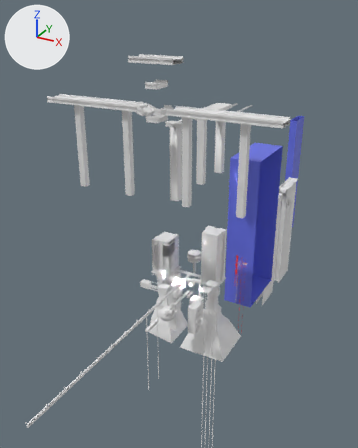
The FBX model Assets/Props.fbx, before and after one commit.
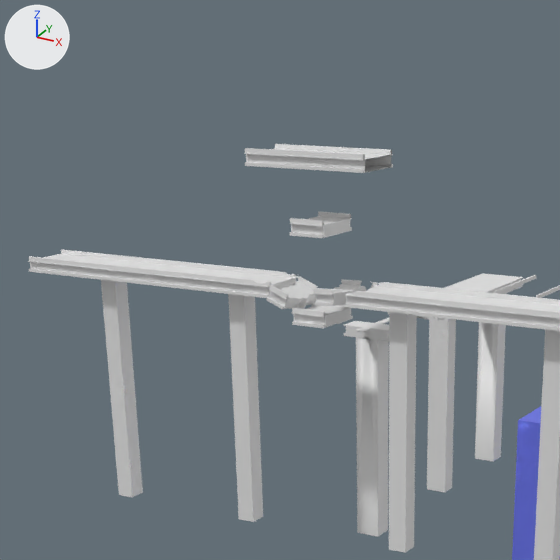
There are two pictures of each version: one from a 50 mm camera at (2053.0, -3329.0, 2234.0) aimed at (499.0, -504.0, 822.0), one close up on the part from 10% to 69% of the width and 0% to 47% of the height. The axes (+X, +Y, +Z) are drawn at upper left. The lights are the same throughout. The last two pictures show the newer version. Objects named as collision shapes, trigger or cutter boxes, shadow casters or lower levels of detail are left out. Where no turn or scale is listed for an object, it has been applied to the vertices.

The older version as bpy lines, for what is in view:
```python
ob_roadbroken2 = bpy.data.objects.new('RoadBroken2', me_cube_086)
ob_roadbroken2.location = (301.0, -87.0, 1454.0)
ob_roadcrumblingbridge_brokenpiece1 = bpy.data.objects.new('RoadCrumblingBridge_BrokenPiece1', me_cube_098)
ob_roadcrumblingbridge_brokenpiece1.location = (367.0, -459.0, 1598.0)
ob_roadcrumblingbridge_brokenpiece1.rotation_euler = (0.0, -0.0304, 0.0)  # degrees (0, -1.7, 0)
ob_roadcrumblingbridge_brokenpiece2 = bpy.data.objects.new('RoadCrumblingBridge_BrokenPiece2', me_cube_100)
ob_roadcrumblingbridge_brokenpiece2.location = (229.0, -459.0, 1580.0)
ob_roadcrumblingbridge_brokenpiece2.rotation_euler = (0.0, 0.369, 0.0)  # degrees (0, 21, 0)
ob_roadcrumblingbridge_brokenpiecemid1 = bpy.data.objects.new('RoadCrumblingBridge_BrokenPieceMid1', me_cube_101)
ob_roadcrumblingbridge_brokenpiecemid1.location = (306.0, -423.0, 1544.0)
ob_roadcrumblingbridge_brokenpiecemid2 = bpy.data.objects.new('RoadCrumblingBridge_BrokenPieceMid2', me_cube_103)
ob_roadcrumblingbridge_brokenpiecemid2.location = (306.0, -495.0, 1546.0)
ob_roadcrumblingbridge_brokenpiecemid3 = bpy.data.objects.new('RoadCrumblingBridge_BrokenPieceMid3', me_cube_104)
ob_roadcrumblingbridge_brokenpiecemid3.location = (288.0, -447.0, 1540.0)
ob_roadcrumblingbridge_fillpiece = bpy.data.objects.new('RoadCrumblingBridge_FillPiece', me_cube_096)
ob_roadcrumblingbridge_fillpiece.location = (296.0, -459.0, 1916.0)
ob_roadcrumblingbridge_fillpiece_002 = bpy.data.objects.new('RoadCrumblingBridge_FillPiece.002', me_cube_102)
ob_roadcrumblingbridge_fillpiece_002.location = (306.0, -459.0, 1764.0)
# also in view: 'RoadBroken' at (301.0, 252.0, 1167.0); 'RoadCrumblingBridge' at (301.0, -459.0, 1290.0); 'RoadReference' at (301.0, 519.0, 1166.0); 'SkyScraperWall' at (433.0, 1222.0, 136.0)
```
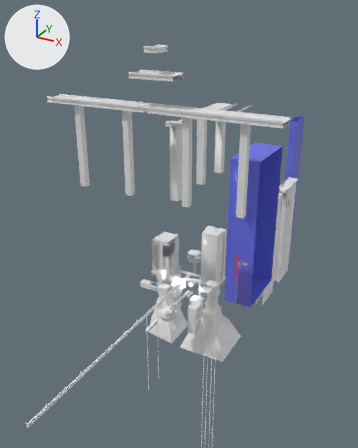
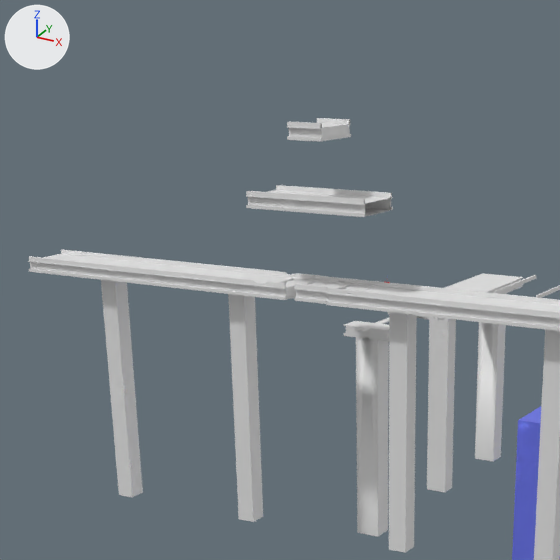
Pixel boxes [x1, y1, x2, y2] of what changed, in the close-ups (560 x 560 px):
'RoadCrumblingBridge_FillPiece', moved: before [244, 144, 393, 173]; after [246, 185, 393, 217]
'RoadCrumblingBridge_FillPiece.002', moved: before [290, 212, 352, 238]; after [287, 118, 351, 141]
'RoadCrumblingBridge_BrokenPieceMid2', moved: before [292, 308, 338, 328]; after [294, 284, 341, 304]
'RoadCrumblingBridge_BrokenPiece2', moved, turned: before [266, 277, 318, 309]; after [267, 273, 317, 300]
'RoadCrumblingBridge_BrokenPiece1', moved: before [314, 279, 366, 307]; after [326, 279, 374, 307]
'RoadCrumblingBridge_BrokenPieceMid1', moved: before [320, 304, 353, 324]; after [321, 276, 354, 289]
'RoadCrumblingBridge_BrokenPieceMid3', moved: before [306, 305, 324, 310]; after [309, 281, 325, 285]
'RoadCrumblingBridge_Debris1', added: after [328, 277, 348, 282]
'RoadCrumblingBridge_Debris2', added: after [313, 275, 323, 281]

The change in detail:
Mesh me_cube_076 is new.
It has 20 vertices, 18 faces and spans x -29.3..29.3, y -3.3..3.3, z -5.3..5.3.
Mesh me_cube_089 is new.
It has 64 vertices, 51 faces and spans x -27.5..15.4, y -7.2..7.2, z -20.5..20.5.
Object 'RoadCrumblingBridge_BrokenPieceMid3' (ob_roadcrumblingbridge_brokenpiecemid3) moves from (288.0, -447.0, 1540.0) to (297.0, -447.0, 1601.0).
Object 'RoadCrumblingBridge_BrokenPiece1' (ob_roadcrumblingbridge_brokenpiece1) moves from (367.0, -459.0, 1598.0) to (403.0, -459.0, 1601.0).
Object 'RoadCrumblingBridge_BrokenPieceMid2' (ob_roadcrumblingbridge_brokenpiecemid2) moves from (306.0, -495.0, 1546.0) to (315.0, -495.0, 1607.0).
Object 'RoadCrumblingBridge_FillPiece.002' (ob_roadcrumblingbridge_fillpiece_002) moves from (306.0, -459.0, 1764.0) to (306.0, -459.0, 1985.0).
Object 'RoadCrumblingBridge_BrokenPieceMid1' (ob_roadcrumblingbridge_brokenpiecemid1) moves from (306.0, -423.0, 1544.0) to (315.0, -423.0, 1605.0).
Object 'RoadCrumblingBridge_FillPiece' (ob_roadcrumblingbridge_fillpiece) moves from (296.0, -459.0, 1916.0) to (296.0, -459.0, 1817.0).
Object 'RoadCrumblingBridge_BrokenPiece2' (ob_roadcrumblingbridge_brokenpiece2) moves from (229.0, -459.0, 1580.0) to (229.0, -459.0, 1601.0).
Object 'RoadCrumblingBridge_BrokenPiece2' (ob_roadcrumblingbridge_brokenpiece2) turns from (0, 21, 0) to (0, -0.3, 0) degrees about x, y and z.
Object 'RoadCrumblingBridge_Debris1' (ob_roadcrumblingbridge_debris1) is new; it shows me_cube_076.
Its location is (315.0, -394.0, 1620.0).
Object 'RoadCrumblingBridge_Debris2' (ob_roadcrumblingbridge_debris2) is new; it shows me_cube_089.
Its location is (255.0, -395.0, 1605.0).
